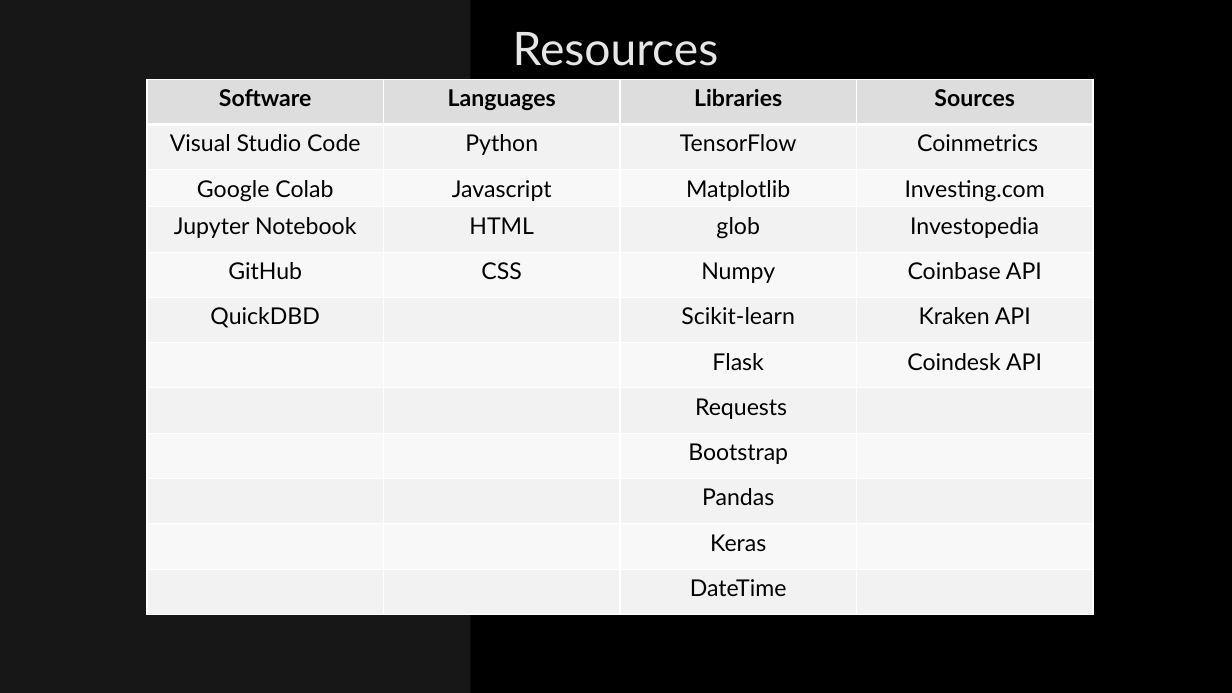
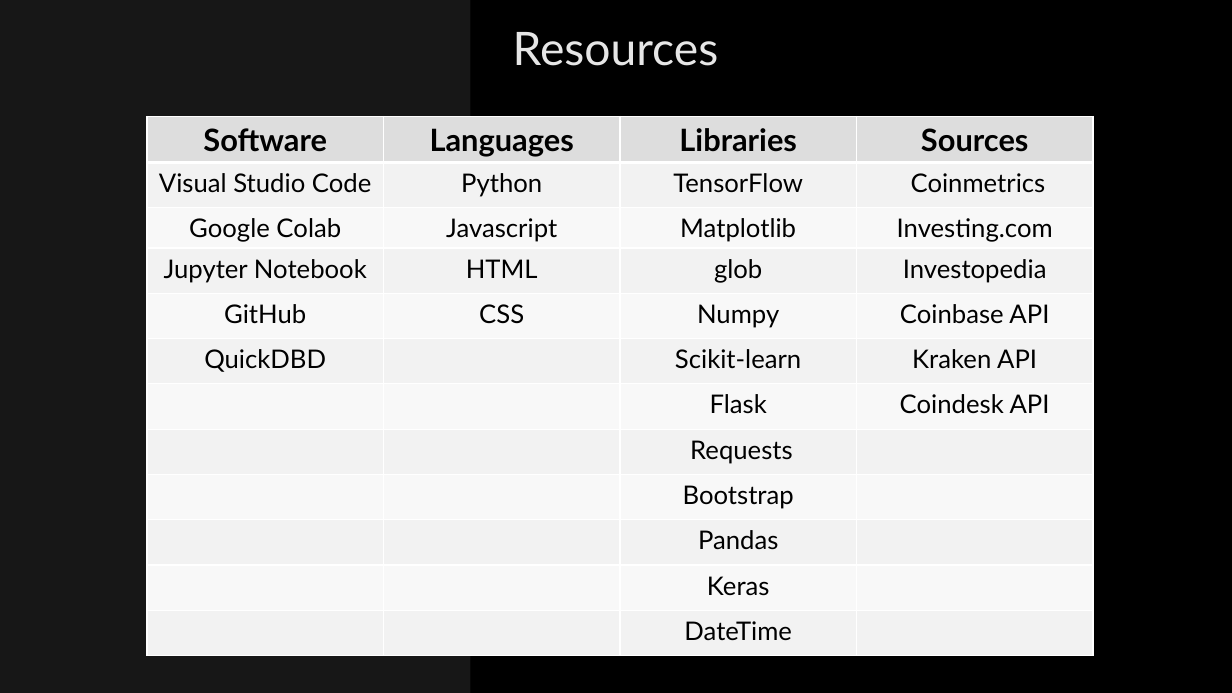
Before and after one commit to tylerfallon/The-Omniscient-Crypto-Oracle, a slide deck: slide 6 of The Omniscient Crypto Oracle.pptx. Drawn at 1232x693 pixels with LibreOffice and Linux fonts; fonts in the diff are those of the drawing; background and template pictures are left out. Boxes give left, top, right and bottom in pixels: in the first picture for what was removed or moved away, otherwise in the second. Text is boxed around its words. In the diff, an @@ line names an element or a change of style, - is before the commit and + after.

```diff
--- a/The Omniscient Crypto Oracle.pptx
+++ b/The Omniscient Crypto Oracle.pptx
@@ table at (147,116,1093,656) @@
@@ size 18 to 24 pt in "Software", "Languages", "Libraries", "Sources" @@
@@ size 18 to 20 pt in "Visual Studio Code", "Python", "TensorFlow", "Coinmetrics" and 22 more places @@
@@ table: place and size @@
-table at (147,79,1093,615)
+table at (147,116,1093,656)
```
Also in this commit, not shown: 8 other slides changed, 1 slide added.
